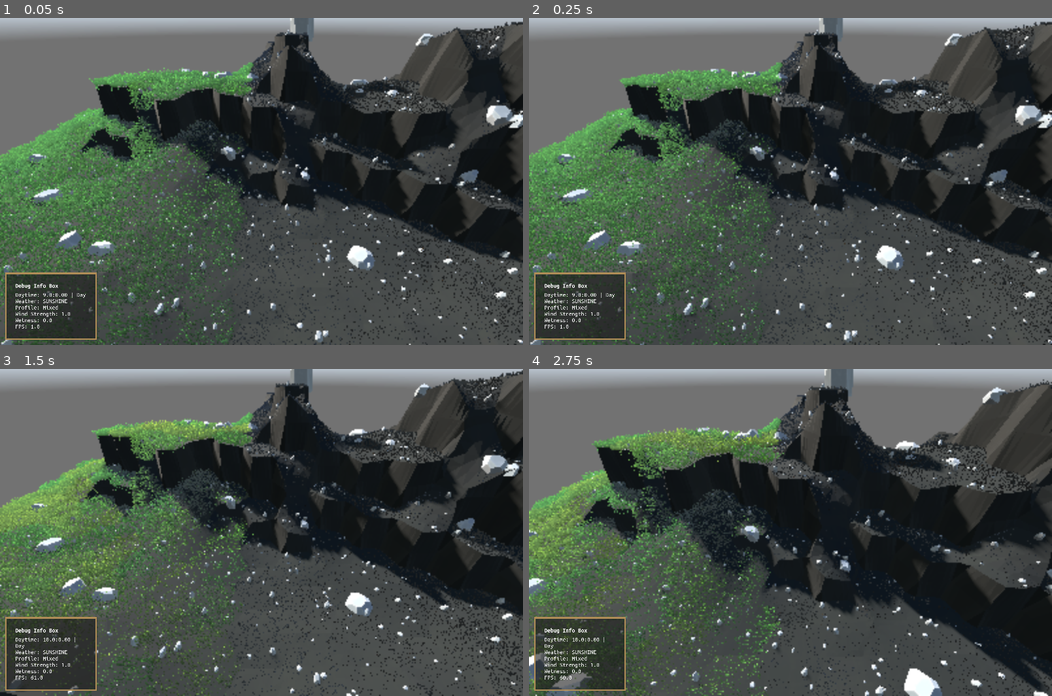
Above: before the commit, frames 1-4 (two rows, left to right).
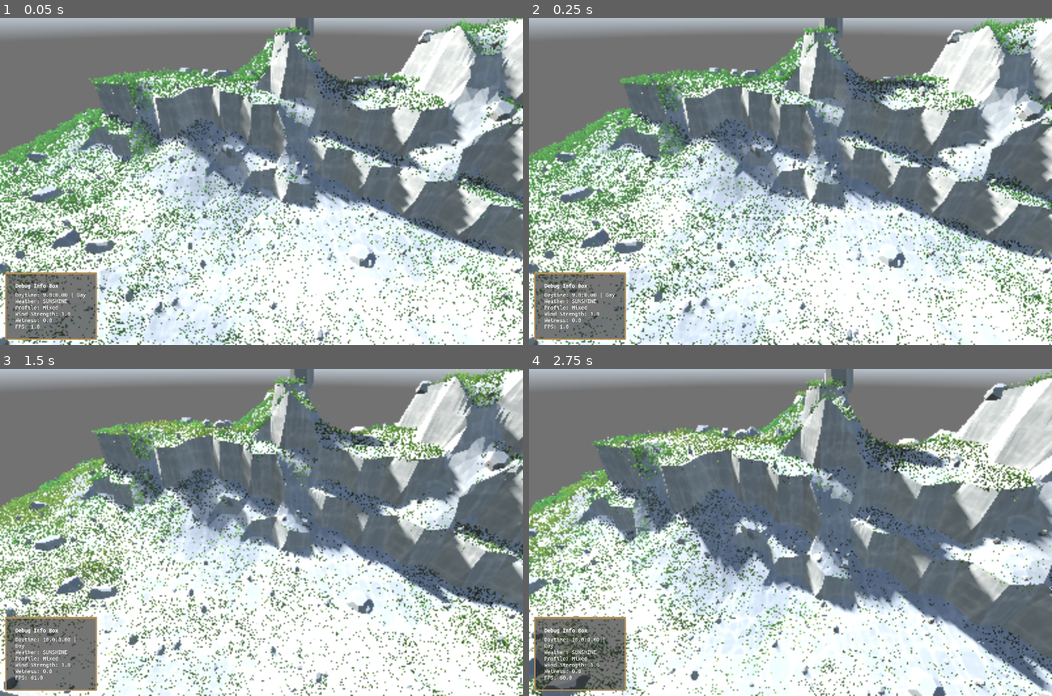
Above: after the commit, the same moments.

Repository: vincentwoelfer/hex
Game: Godot game, scene res://scenes/dev/MapGeneration.tscn
Same seed, same stepped clock (60 frames per second), same inputs: the game is played once before the commit and once after it. A sky picture missing from this copy of the repository is replaced by a grey-blue gradient.
Inputs (mouse positions are in pixels of both pictures, inside the frame that each line leads up to):
- Up to frame 1 (0.05 s): no input
- Up to frame 2 (0.25 s): no input
- Up to frame 3 (1.5 s): tap Enter at 0.5 s; move the mouse to (376, 516) at 0.52 s; hold Shift (hold_speed_up_time) 0.53-1.28 s; hold Space (advance_world_time_one_step) 0.53-1.28 s; move the mouse to (156, 548) at 1.27 s; tap S (move_cam_backward) at 1.35 s
- Up to frame 4 (2.75 s): move the mouse to (842, 460) at 2.02 s; hold Shift (hold_speed_up_time) from 2.03 s (still down); hold W (move_cam_forward) from 2.03 s (still down)

The runs differ from the first frame. In frame 1, 80% of the frame differs, in the area x 0-100%, y 0-100%; in frame 2, 80%; in frame 3, 80%; in frame 4, 78%.

Commit message:
Merge all terrain / rocks together

Diff:
--- a/src/GenerateMap.gd
+++ b/src/GenerateMap.gd
@@ -40,24 +40,36 @@
 	# Generate hex-tiles (= Geometry, Plants...). This is done by the hex tile and we only call it for every tile
 	# This allows this to be parallelized later on
 	generate_all_hex_tile_geometry()
-
 	MapManager.map.print_debug_stats()
 
 	########################################################
 	########################################################
 	########################################################
 	# TESTING - STEP 3 MERGE ALL TERRAIN
-	# var instance := MeshInstance3D.new()
-	# var st_combined: SurfaceTool = SurfaceTool.new()
+	var instance := MeshInstance3D.new()
+	var st_combined: SurfaceTool = SurfaceTool.new()
 
-	# for hex_pos in coordinates:
-	# 	var tile :HexTile = HexConst.MAP.get_hex_tile(hex_pos)
-	# 	st_combined.append_from(tile.geometry.mesh, 0, tile.global_transform)
+	for hex_pos in coordinates:
+		var tile: HexTile = MapManager.map.get_hex_tile(hex_pos)
+		st_combined.append_from(tile.geometry.mesh, 0, tile.global_transform)
 
-	# instance.set_mesh(st_combined.commit())
-	# const DEFAULT_GEOM_MATERIAL: Material = preload('res://assets/materials/default_geom_material.tres')
-	# instance.material_override = DEFAULT_GEOM_MATERIAL
-	# add_child(instance, true)
+	instance.set_mesh(st_combined.commit())
+	const DEFAULT_GEOM_MATERIAL: Material = preload('res://assets/materials/default_geom_material.tres')
+	instance.material_override = DEFAULT_GEOM_MATERIAL
+	add_child(instance, true)
+
+	# ROCKS
+	var instance_rocks := MeshInstance3D.new()
+	st_combined = SurfaceTool.new()
+
+	for hex_pos in coordinates:
+		var tile: HexTile = MapManager.map.get_hex_tile(hex_pos)
+		st_combined.append_from(tile.rocksMesh, 0, tile.global_transform)
+
+	instance_rocks.set_mesh(st_combined.commit())
+	const ROCKS_MATERIAL: Material = preload('res://assets/materials/rocks_material.tres')
+	instance_rocks.material_override = ROCKS_MATERIAL
+	add_child(instance_rocks, true)
 
 
 # For STEP 1
--- a/src/Triangle.gd
+++ b/src/Triangle.gd
@@ -22,6 +22,9 @@
 	if not DebugSettings.use_distinc_hex_colors:
 		# For testing, set color based on incline
 		color = Colors.getColorForIncline(calculateInclineDeg())
+
+	# When using textured, set albedo wo white
+	color = Color.WHITE
 
 
 func getArea() -> float:
--- a/src/tile/HexTile.gd
+++ b/src/tile/HexTile.gd
@@ -24,6 +24,8 @@
 var terrainMesh: MeshInstance3D
 var plant: SurfacePlant
 var rocks: MeshInstance3D
+
+var rocksMesh: Mesh
 
 # Does not much, only actual constructor
 func _init(hex_pos_: HexPos, height_: int) -> void:
@@ -78,12 +80,12 @@
 	# Add geometry - Get relevant parameters from Map (read-only)
 	var hex_input := MapManager.create_complete_hex_geometry_input(hex_pos)
 	geometry = HexGeometry.new(hex_input)
-	terrainMesh = MeshInstance3D.new()
-	terrainMesh.name = "terrain"
-	terrainMesh.mesh = geometry.mesh
-	terrainMesh.material_override = DEFAULT_TERRAIN_MAT
-	terrainMesh.material_overlay = HIGHLIGHT_MAT
-	add_child(terrainMesh, true)
+	# terrainMesh = MeshInstance3D.new()
+	# terrainMesh.name = "terrain"
+	# terrainMesh.mesh = geometry.mesh
+	# terrainMesh.material_override = DEFAULT_TERRAIN_MAT
+	# terrainMesh.material_overlay = HIGHLIGHT_MAT
+	# add_child(terrainMesh, true)
 
 	if DebugSettings.visualize_hex_input:
 		hex_input.create_debug_visualization(self)
@@ -101,13 +103,13 @@
 
 		# Add rocks
 		if DebugSettings.enable_rocks:
-			var rocksMesh := addRocks(geometry.samplerHorizontal)
-			if rocksMesh != null:
-				rocks = MeshInstance3D.new()
-				rocks.name = "Rocks"
-				rocks.material_override = ROCKS_MATERIAL
-				rocks.mesh = rocksMesh
-				add_child(rocks, true)
+			rocksMesh = addRocks(geometry.samplerHorizontal)
+			# if rocksMesh != null:
+			# 	rocks = MeshInstance3D.new()
+			# 	rocks.name = "Rocks"
+			# 	rocks.material_override = ROCKS_MATERIAL
+			# 	rocks.mesh = rocksMesh
+			# 	add_child(rocks, true)
 
 
 func addRocks(sampler: PolygonSurfaceSampler) -> ArrayMesh:
